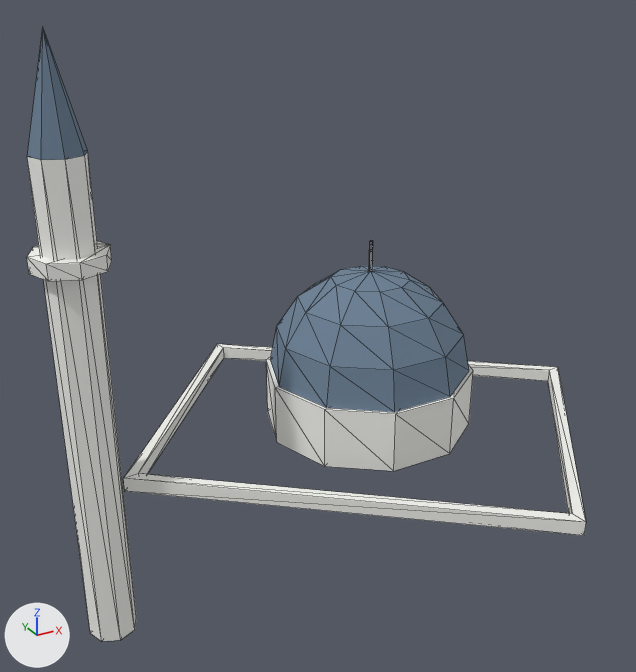
One commit to the glTF model game/assets/buildings/mescit.glb: the scene before it, then after it.
The view is the same before and after, from a camera (50 mm lens) standing at (-83.2, -15.3, 26.2) and looking at (-66.5, 15.1, 11.1). The axes (+X, +Y, +Z) are drawn at lower left. The lights are the same throughout. The older version comes first. Mesh edges are drawn as thin lines. Vertices at exactly the same position are counted once.

The first picture shows 'mescit'.
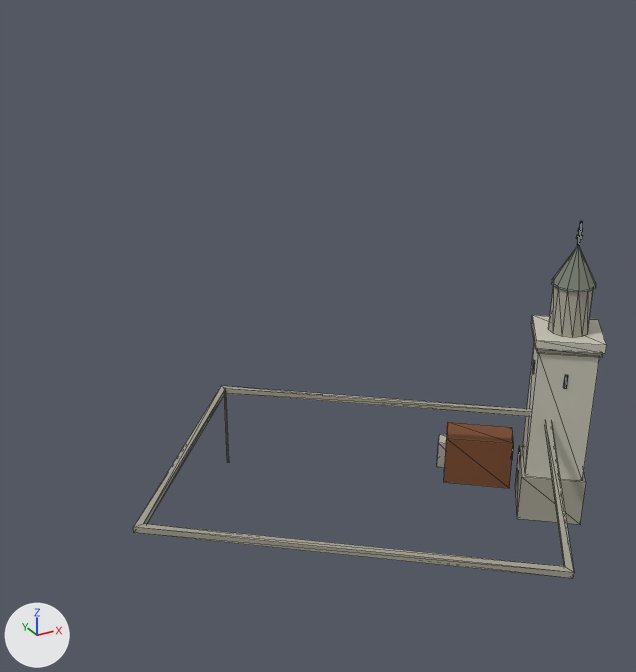
The change, as a list of edits to the scene's bpy script:
```text
Change me_mescit:
    remove me_mescit.from_pydata(...)  # 118 vertices, 228 faces; spans x -78.1..-53.4, y 3.5..24.8, z 0.0..24.0
    remove me_mescit.materials.append(mat_lm_white)  # white #f3f3ee
    remove me_mescit.materials.append(mat_lm_dome)  # blue #6b8195
    add me_mescit.from_pydata(...)  # 205 vertices, 338 faces; spans x -75.4..-50.8, y 3.7..24.6, z -1.2..14.6
    me_mescit part 1: the loose piece of 16 vertices spanning x -75.6..-53.4, y 3.5..24.8, z 6.4..7.1 is scaled about its middle by (0.991, 0.99, 0.467), then moved by (0.0, 0.0, -2.2), in mat_lm_mescit_stone_dark (grey #a5a293)
    me_mescit part 2: a new loose piece, a 6-sided cylinder along z spanning x -67.21..-67.09, y 24.21..24.31, z 0.0..4.6, in mat_lm_mescit_stone_dark (grey #a5a293)
    me_mescit part 3: the loose piece of 8 vertices spanning x -64.6..-64.4, y 14.1..14.2, z 13.8..15.2 is turned -83.1 degrees about the z axis through its middle and scaled by 0.506, then moved by (10.5, -1.5, -7.6)
    me_mescit part 4: a new loose piece, a 6-sided cylinder along z spanning x -53.16..-53.04, y 13.79..13.89, z 13.38..14.55, in mat_lm_dark (dark grey #3d434b)
    me_mescit part 5: a new loose piece, a 12-sided cylinder along z spanning x -54.1..-52.1, y 12.9..14.8, z 9.1..11.4, in mat_lm_mescit_drum (grey #acaa9a)
    me_mescit part 6: a new loose piece, a 12-sided cone pointing to +z spanning x -54.2..-52.0, y 12.8..14.9, z 11.4..13.4, in mat_lm_mescit_cap (grey #7b8173)
    me_mescit part 7: the loose piece of 41 vertices spanning x -68.8..-60.1, y 10.0..18.3, z 9.6..13.9 is deleted
    me_mescit part 8: the loose piece of 20 vertices spanning x -69.0..-60.0, y 9.9..18.5, z 7.0..9.6 is deleted
    me_mescit part 9: the loose piece of 17 vertices spanning x -77.6..-75.6, y 13.6..15.6, z 0.0..24.0 is deleted
    me_mescit part 10: the loose piece of 16 vertices spanning x -78.1..-75.2, y 13.2..16.1, z 16.0..16.6 is deleted
    me_mescit part 11: 64 vertices added at x -57.5..-50.8, y 11.6..19.5, z -1.2..9.1
    other edits to the shape of me_mescit do not show in these pictures
    add me_mescit.materials.append(mat_lm_mescit_stone_dark)  # grey #a5a293
    add me_mescit.materials.append(mat_lm_mescit_stone)  # light grey #c8c6b7
    add me_mescit.materials.append(mat_lm_mescit_drum)  # grey #acaa9a
    add me_mescit.materials.append(mat_lm_mescit_cap)  # grey #7b8173
    add me_mescit.materials.append(mat_lm_corten)  # brown #7b4b2d
    add me_mescit.materials.append(mat_lm_glass_dark)  # dark blue #1e2a32
    add me_mescit.materials.append(mat_lm_concrete)  # grey #b9b7af
```

What differs and where, as boxes [x1, y1, x2, y2] in the pictures (636 x 672 px; the box of a moved part takes in the faces that stretch with it):
'mescit', reshaped (15% narrower, 42% shorter): before [27, 29, 586, 641]; after [133, 221, 607, 578]
part 1 of me_mescit, moved or reshaped: before [123, 344, 586, 536]; after [133, 386, 574, 578]
part 2 of me_mescit, added: after [224, 393, 229, 462]
part 3 of me_mescit, moved or reshaped: before [369, 241, 373, 272]; after [564, 375, 568, 388]
part 4 of me_mescit, added: after [577, 221, 583, 246]
part 5 of me_mescit, added: after [549, 285, 593, 337]
part 6 of me_mescit, added: after [551, 246, 596, 292]
part 7 of me_mescit, deleted (blue): before [270, 266, 469, 412]
part 8 of me_mescit, deleted: before [266, 356, 473, 471]
part 9 of me_mescit, deleted: before [27, 29, 136, 641]
part 10 of me_mescit, deleted: before [27, 241, 112, 281]
part 11 of me_mescit, added: after [437, 315, 607, 524]
